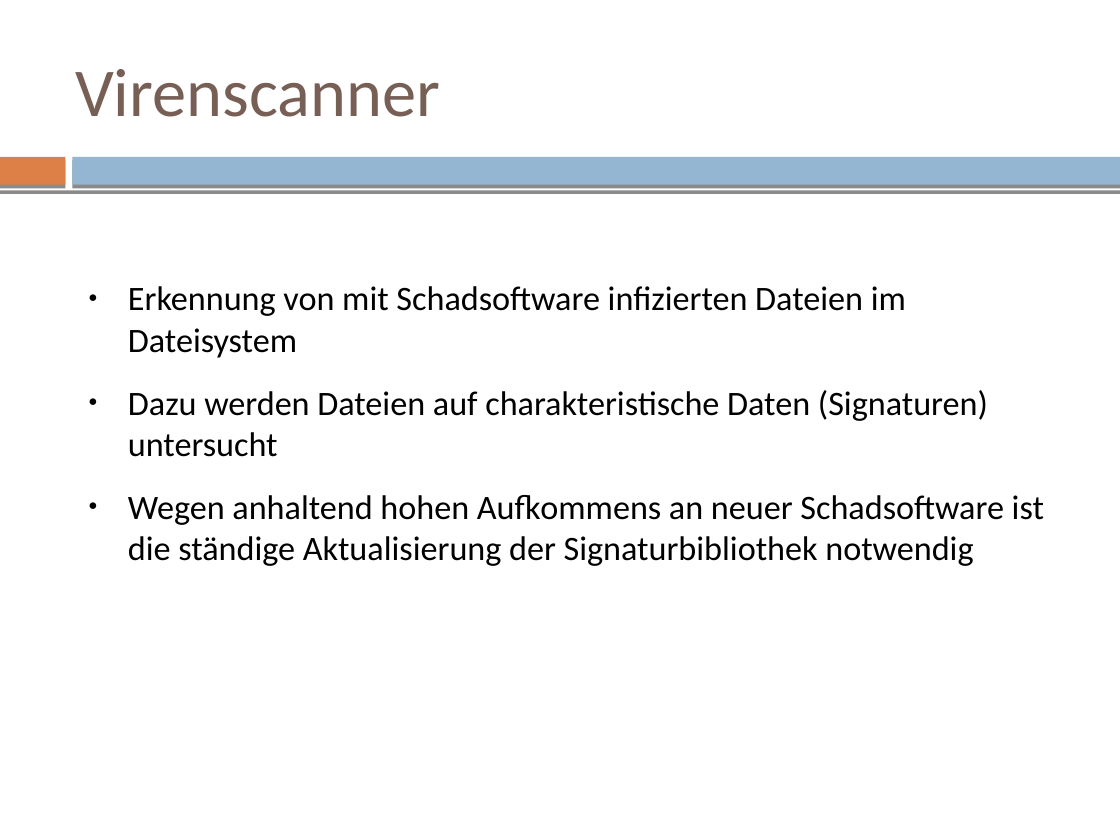
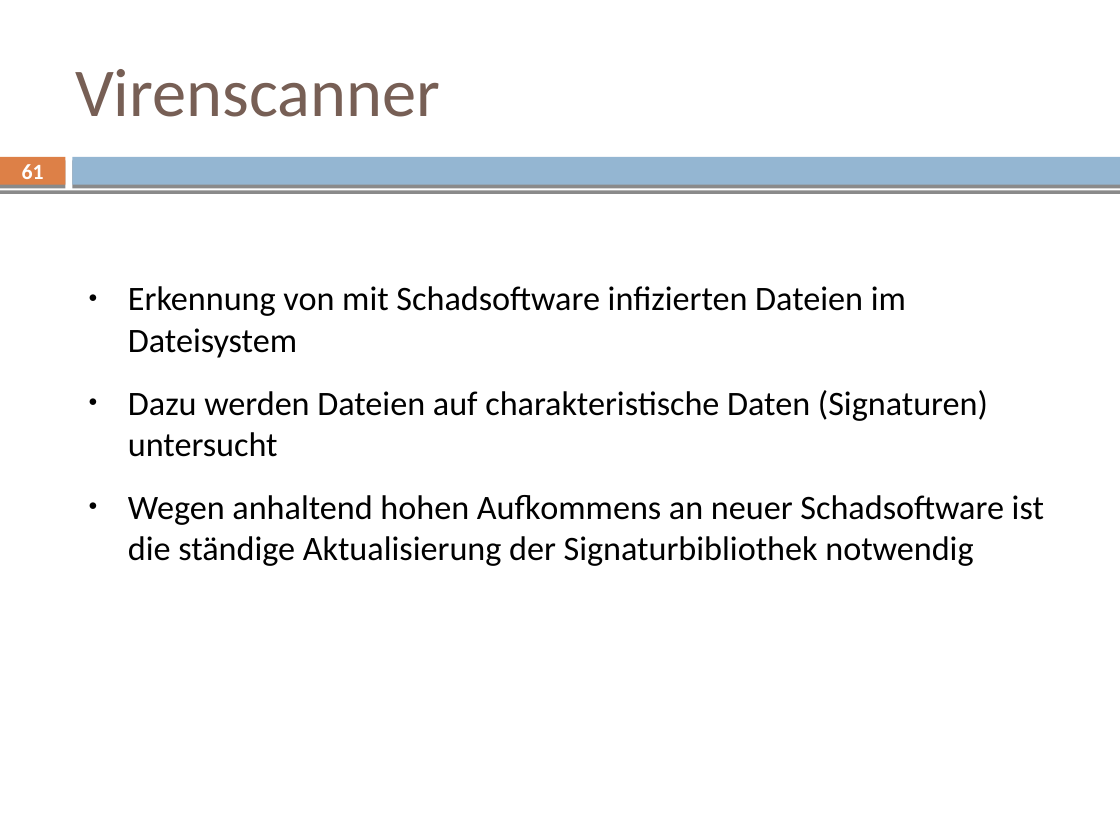
Before and after one commit to mvw/Wilddiebe10, a slide deck: slide 61 of keynote/keynote.odp (slide 62 before the commit). Drawn at 1120x840 pixels with LibreOffice and Linux fonts; fonts in the diff are those of the drawing. Boxes give left, top, right and bottom in pixels: in the first picture for what was removed or moved away, otherwise in the second. Text is boxed around its words. In the diff, an @@ line names an element or a change of style, - is before the commit and + after.

```diff
--- a/keynote/keynote.odp
+++ b/keynote/keynote.odp
@@ page number added at box(22, 164, 44, 186), 14 pt, text #FFFFFF, bold @@
+61
```
Also in this commit, not shown: 45 other slides changed, 1 slide removed.
